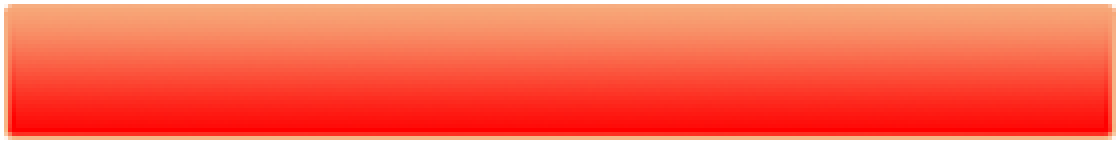
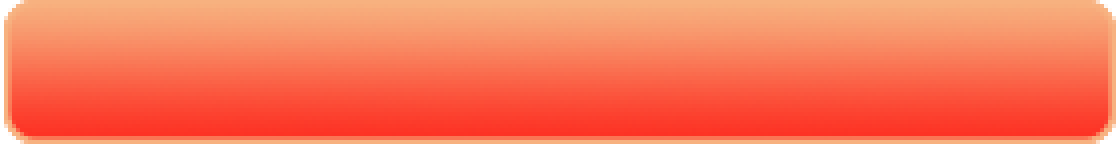
The second (1120, 144) image is a revision of the first. Changes to its layers:
added group "Reomve" with 3 layers above "button Highlighted" over (x1=4, y1=0, x2=1116, y2=144)
added layer "button" (3rd of 4, in "Reomve") in group "Reomve" over (x1=4, y1=0, x2=1116, y2=144)
added layer "button highlighted" (3rd of 3, in "Reomve") in group "Reomve" over (x1=4, y1=0, x2=1116, y2=144)
added layer "Rectángulo redondeado 1 copia" in group "Reomve" over (x1=4, y1=0, x2=1116, y2=144)
hid "button" (4th of 4) over (x1=4, y1=4, x2=1116, y2=140)
